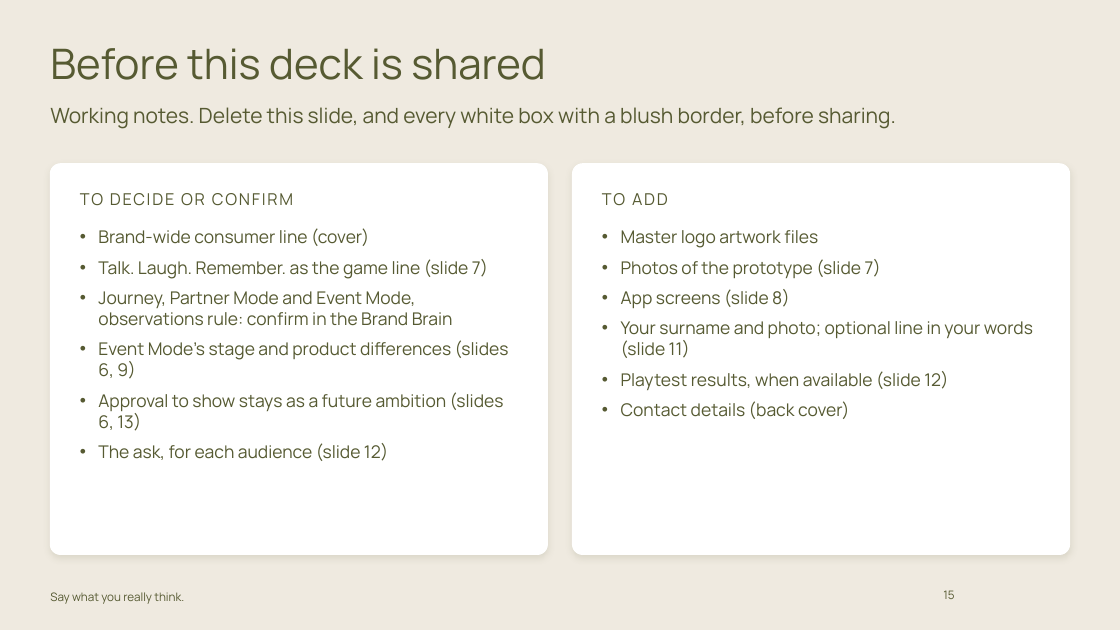
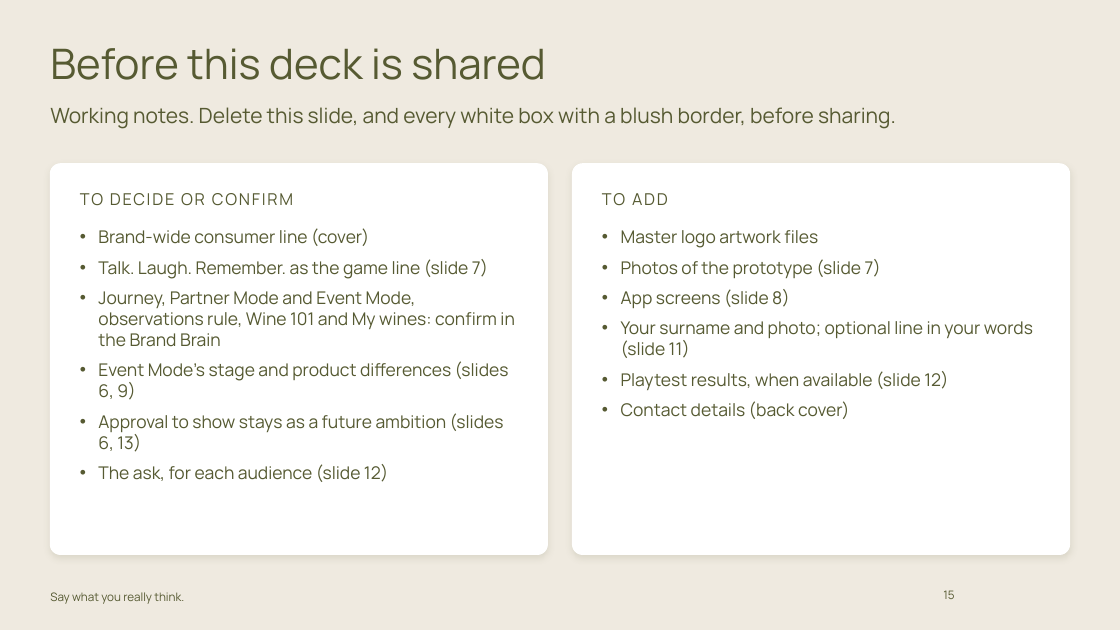
Before and after one commit to carrie147/entre-amis-brand-agent, a slide deck: slide 15 of decks/Entre Amis - core brand story - DRAFT.pptx. Drawn at 1120x630 pixels with LibreOffice and Linux fonts; fonts in the diff are those of the drawing; background and template pictures are left out. Boxes give left, top, right and bottom in pixels: in the first picture for what was removed or moved away, otherwise in the second. Text is boxed around its words. In the diff, an @@ line names an element or a change of style, - is before the commit and + after.

```diff
--- a/decks/Entre Amis - core brand story - DRAFT.pptx
+++ b/decks/Entre Amis - core brand story - DRAFT.pptx
@@ text at (x1=98, y1=291, x2=514, y2=347): text changed @@
-• Journey, Partner Mode and Event Mode, observations rule: confirm in the Brand Brain
+• Journey, Partner Mode and Event Mode, observations rule, Wine 101 and My wines: confirm in the Brand Brain
```
Also in this commit, not shown: 1 other slide changed, 7 other files.
